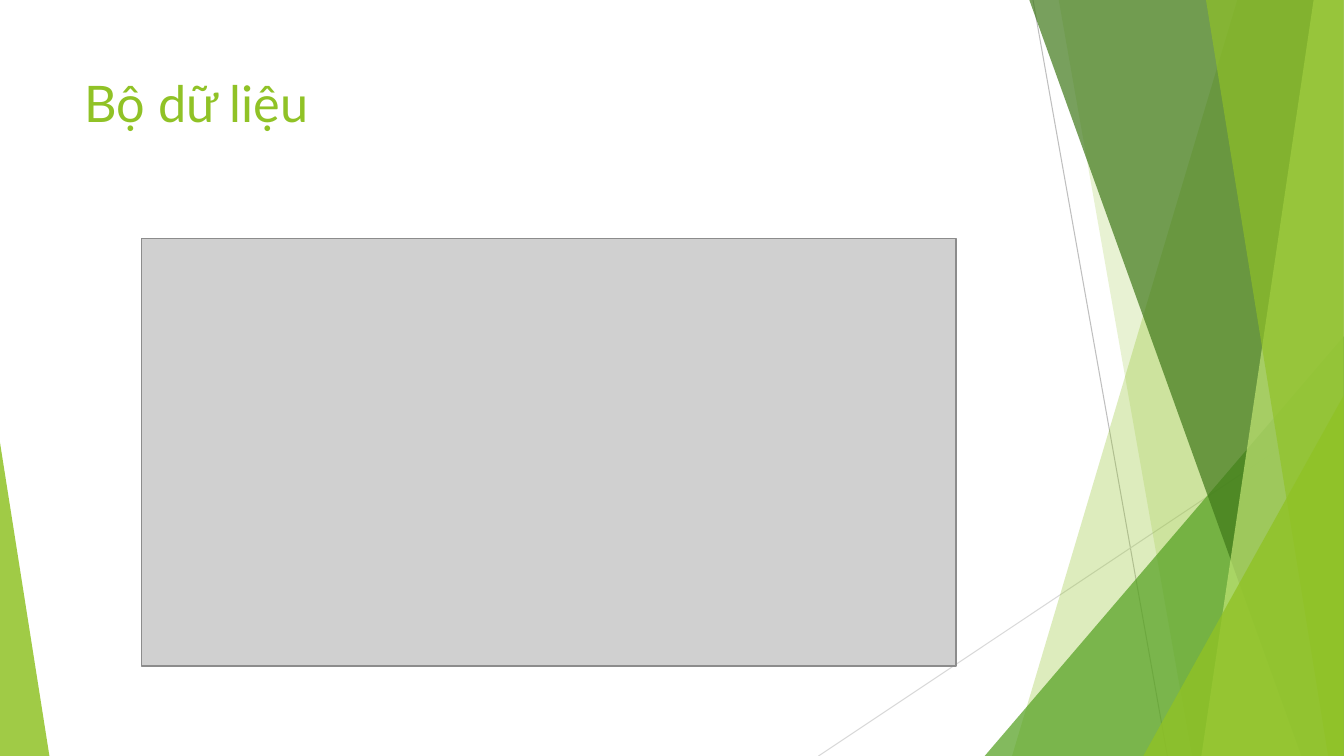
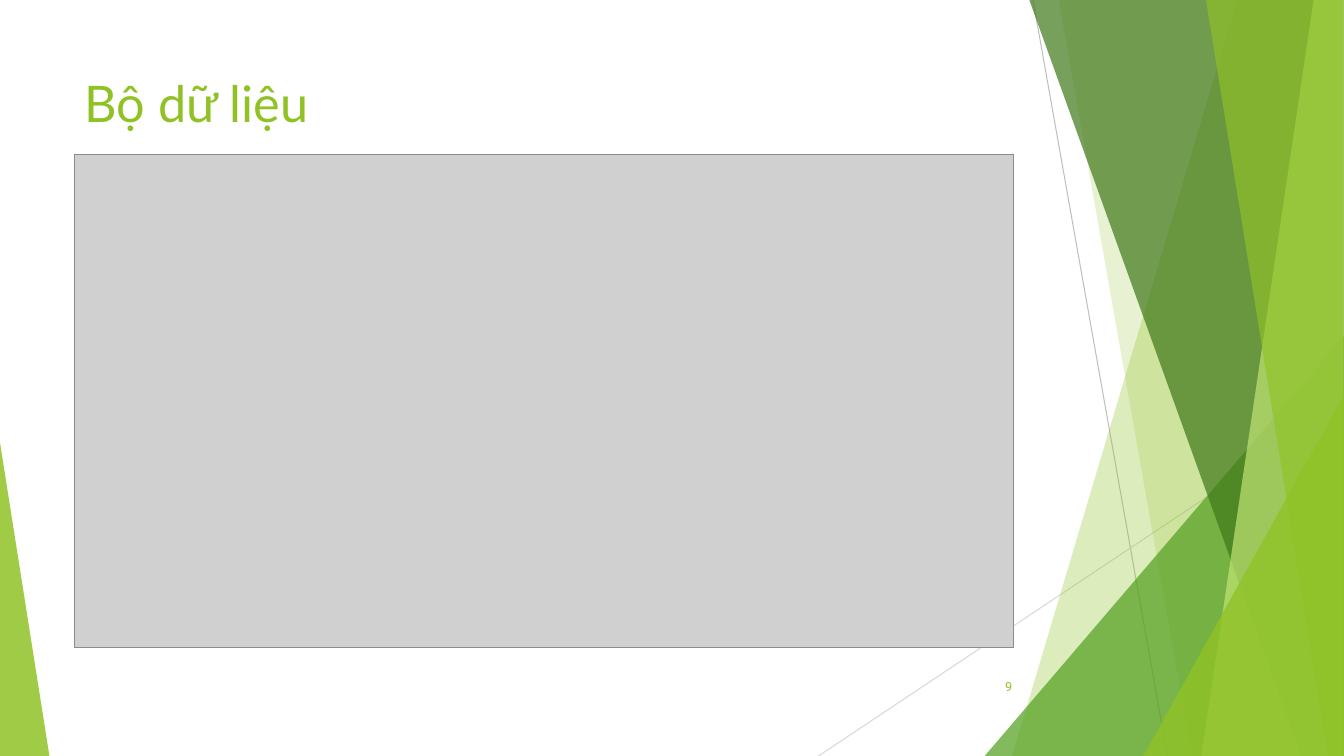
Before and after one commit to NhanCode/DataScienceFinalProject, a slide deck: slide 9 of DACK_Slide.pptx. Drawn at 1344x756 pixels with LibreOffice and Linux fonts; fonts in the diff are those of the drawing; grey boxes stand for pictures. Boxes give left, top, right and bottom in pixels: in the first picture for what was removed or moved away, otherwise in the second. Text is boxed around its words. In the diff, an @@ line names an element or a change of style, - is before the commit and + after.

```diff
--- a/DACK_Slide.pptx
+++ b/DACK_Slide.pptx
@@ picture: place and size @@
-picture at bbox=[141, 238, 957, 665]
+picture at bbox=[75, 154, 1014, 647]
@@ page number added at bbox=[1005, 682, 1012, 691], 9 pt, text #90C226 @@
+9
```
Also in this commit, not shown: 18 other slides changed, 3 slides added, 1 slide removed, 2 other files.
